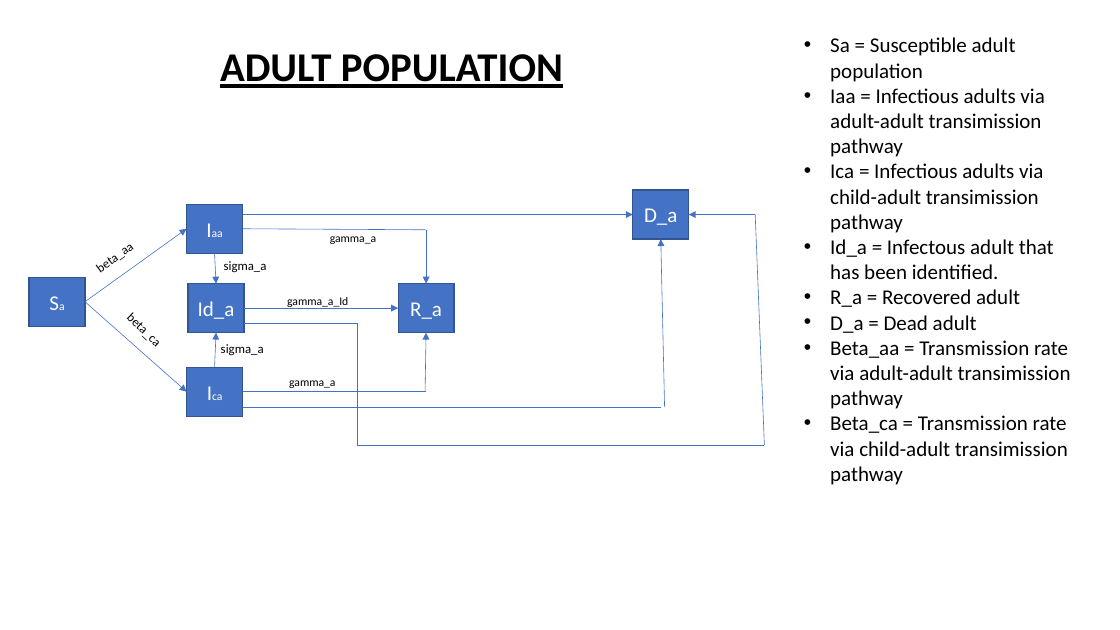
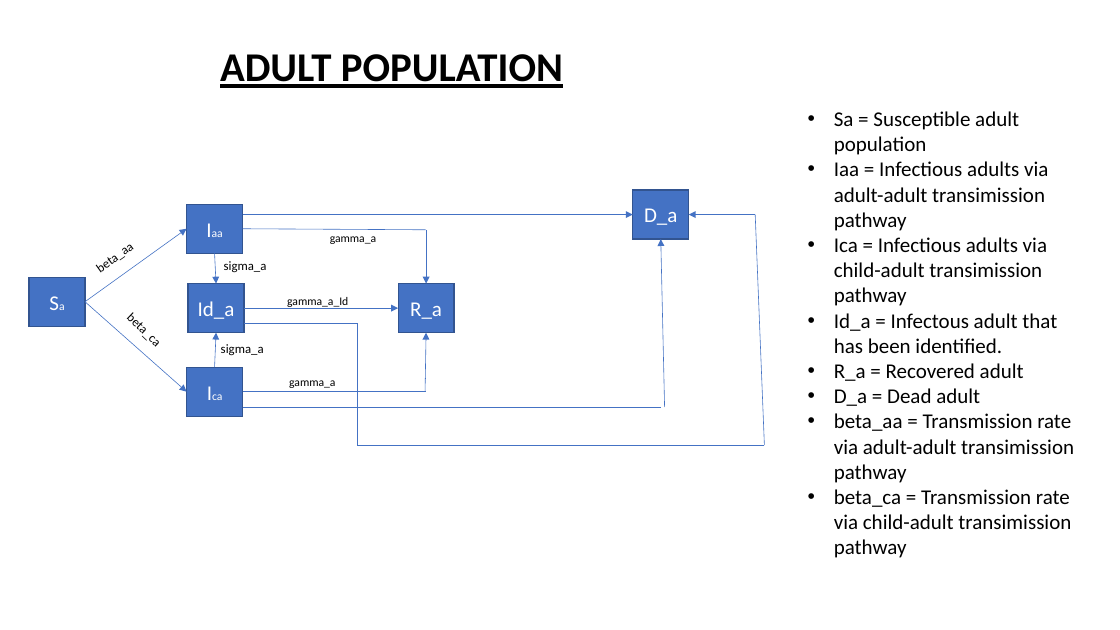
Before and after one commit to Shakira25/DRC_Mpox_Modelling, a slide deck: slide 3 of Model transitions.pptx. Drawn at 1120x630 pixels with LibreOffice and Linux fonts; fonts in the diff are those of the drawing. Boxes give left, top, right and bottom in pixels: in the first picture for what was removed or moved away, otherwise in the second. Text is boxed around its words. In the diff, an @@ line names an element or a change of style, - is before the commit and + after.

```diff
--- a/Model transitions.pptx
+++ b/Model transitions.pptx
@@ text "Sa = Susceptible adult population": place and size @@
-text "Sa = Susceptible adult population" at bbox=[830, 37, 1071, 485]
+text "Sa = Susceptible adult population" at bbox=[834, 111, 1074, 558]
@@ text at bbox=[834, 413, 1074, 558]: text changed @@
-• Beta_aa = Transmission rate via adult-adult transimission pathway
-• Beta_ca = Transmission rate via child-adult transimission pathway
+• beta_aa = Transmission rate via adult-adult transimission pathway
+• beta_ca = Transmission rate via child-adult transimission pathway
```
Also in this commit, not shown: 1 other slide changed.
